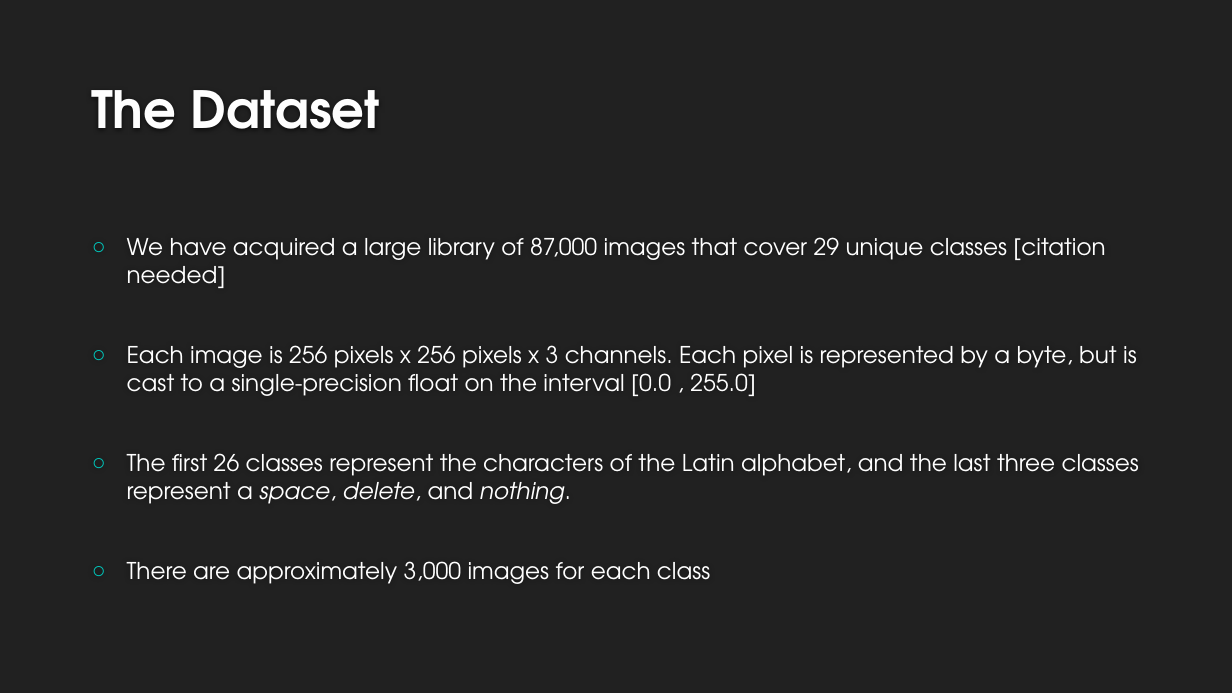
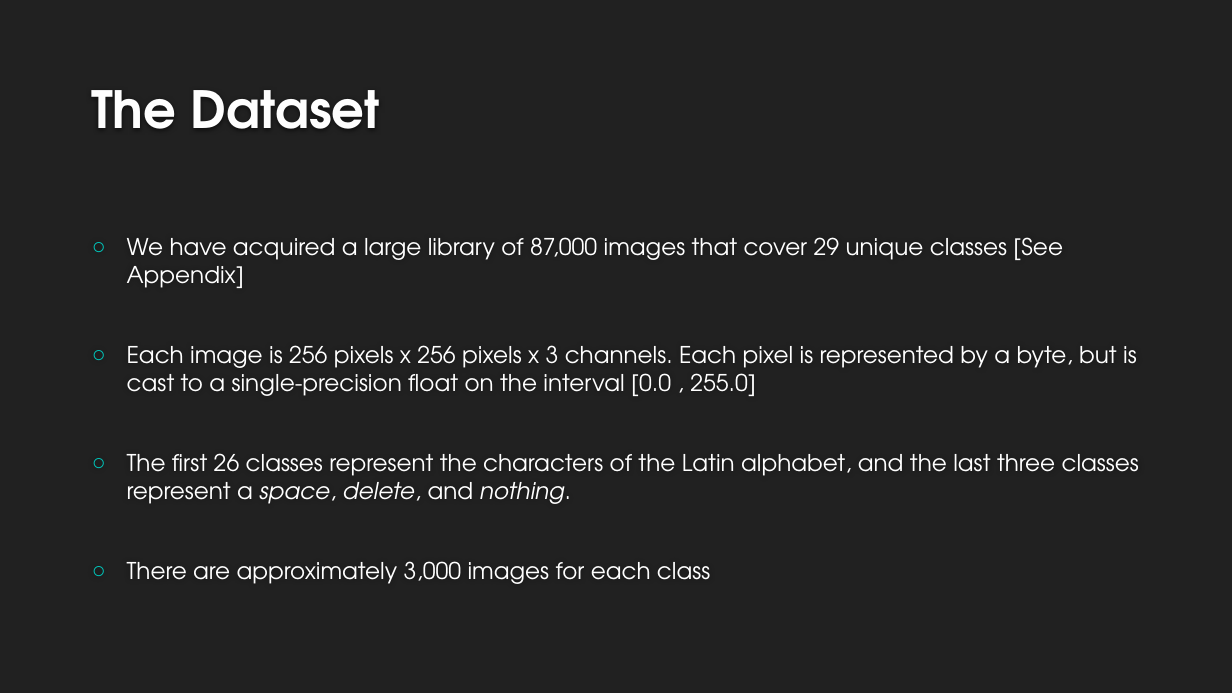
Before and after one commit to landonbuell/Buell-Masters-Project, a slide deck: slide 5 of milestones/BUELL_ENGR6970_Milestone04.pptx. Drawn at 1232x693 pixels with LibreOffice and Linux fonts; fonts in the diff are those of the drawing; background and template pictures are left out. Boxes give left, top, right and bottom in pixels: in the first picture for what was removed or moved away, otherwise in the second. Text is boxed around its words. In the diff, an @@ line names an element or a change of style, - is before the commit and + after.

```diff
--- a/milestones/BUELL_ENGR6970_Milestone04.pptx
+++ b/milestones/BUELL_ENGR6970_Milestone04.pptx
@@ text at (x1=127, y1=237, x2=1063, y2=288): text changed @@
-○ We have acquired a large library of 87,000 images that cover 29 unique classes [citation needed]
+○ We have acquired a large library of 87,000 images that cover 29 unique classes [See Appendix]
```
Also in this commit, not shown: 12 other slides changed, 5 slides added, 2 other files.
